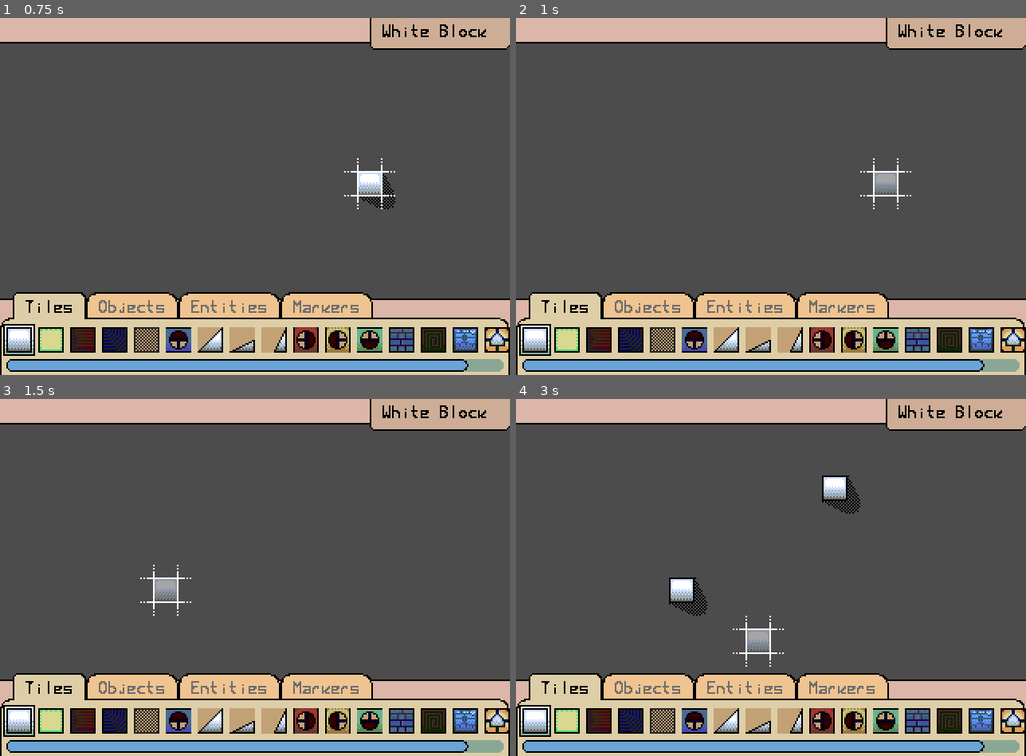
Above: before the commit, frames 1-4 (two rows, left to right).
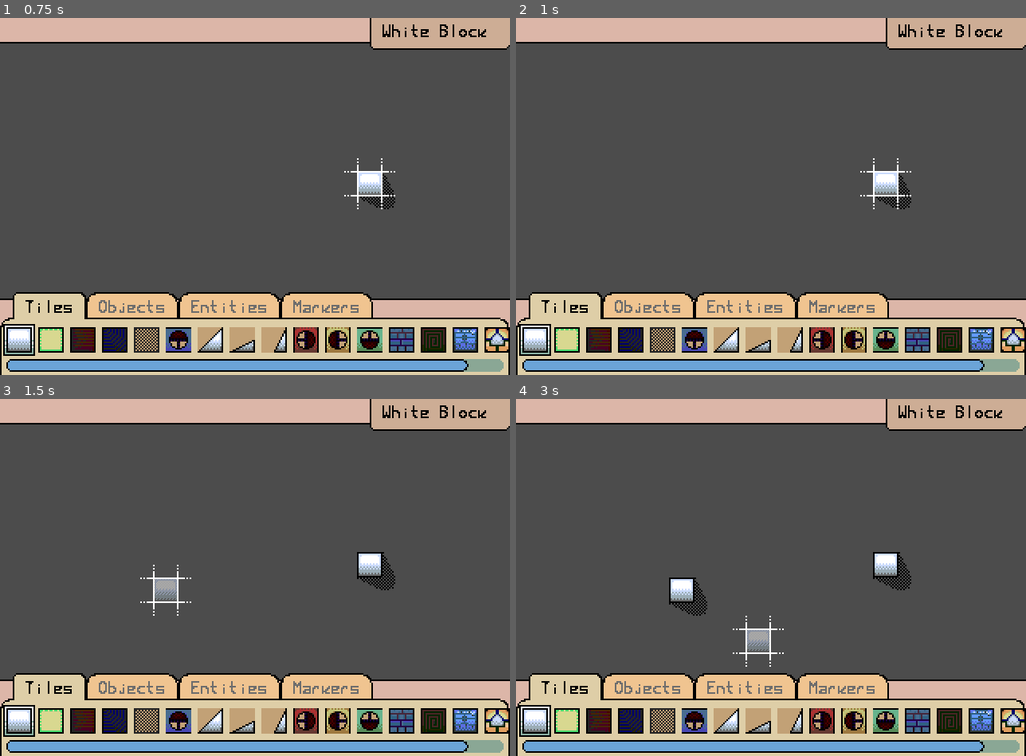
Above: after the commit, the same moments.

Repository: loopies2600/BBT
Game: Godot game, scene res://Data/Scenes/EditorScene.tscn
The game is run twice, just before and just after one commit, with the same random seed, the same clock (stepped at 60 frames per second) and the same inputs.
Inputs (mouse positions are in pixels of both pictures, inside the frame that each line leads up to):
- Up to frame 1 (0.75 s): tap Enter at 0.5 s; move the mouse to (367, 178) at 0.52 s; press the mouse at (367, 178) at 0.53 s; hold Right (right) from 0.53 s (still down)
- Up to frame 2 (1 s): keep holding Right (right); tap Z (jump) at 0.77 s; right-click (883, 178) at 0.8 s
- Up to frame 3 (1.5 s): tap Space at 1.25 s; move the mouse to (153, 595) at 1.27 s; release Right (right) at 1.28 s; release the mouse at (153, 595) at 1.28 s; hold Left (left) from 1.28 s (still down); right-click (153, 595) at 1.35 s
- Up to frame 4 (3 s): tap Z (jump) at 1.52 s; click (669, 595) at 1.55 s; tap Enter at 2 s; move the mouse to (822, 498) at 2.02 s; release Left (left) at 2.03 s; hold Right mouse button (mouse_secondary) 2.03-2.78 s; hold Right (right) from 2.03 s (still down); tap X (attack) at 2.1 s; click (822, 498) at 2.17 s; tap Space at 2.75 s; move the mouse to (745, 648) at 2.77 s; tap Down (look_down) at 2.85 s

Frame 1 is identical in both runs. In frame 2, 0.3% of the frame differs, in the area x 70-78%, y 43-54%; in frame 3, 0.5%; in frame 4, 1.0%, in the area x 60-78%, y 21-54%.

Commit message:
Editor 0.1.1

Diff:
--- a/Data/Editor/Cursor.gd
+++ b/Data/Editor/Cursor.gd
@@ -16,7 +16,7 @@
 		var cellPos := (global_position / 16).round()
 		var cacheData := Vector3(cellPos.x, cellPos.y, target.tileID)
 
-		if Input.is_action_just_pressed("mouse_main"):
+		if Input.is_action_pressed("mouse_main"):
 			if target.isTile:
 				if get_parent().get_node("LevelLayout").get_cellv(cellPos) != target.tileID:
 					_undoCache.append(cacheData)
@@ -36,7 +36,7 @@
 
 				instance.global_position = cellPos * 16
 
-		if Input.is_action_just_pressed("mouse_secondary"):
+		if Input.is_action_pressed("mouse_secondary"):
 			if target.isTile:
 				if get_parent().get_node("LevelLayout").get_cellv(cellPos) != -1:
 					_redoCache.append(Vector3(cacheData.x, cacheData.y, get_parent().get_node("LevelLayout").get_cellv(cellPos)))
